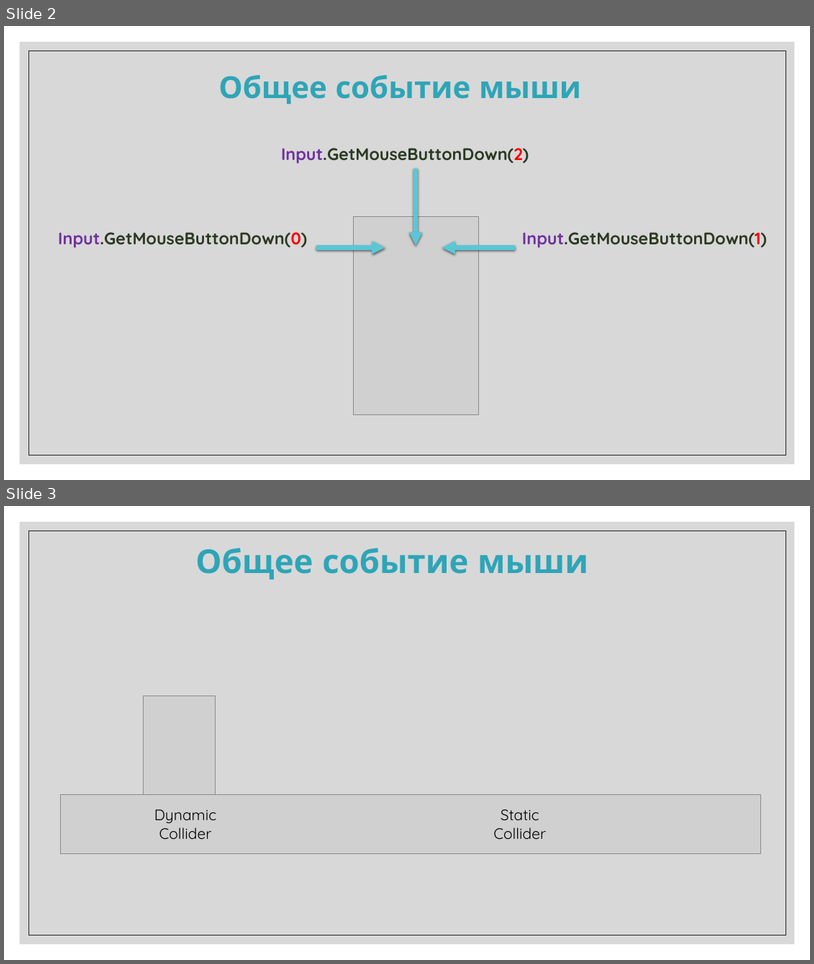
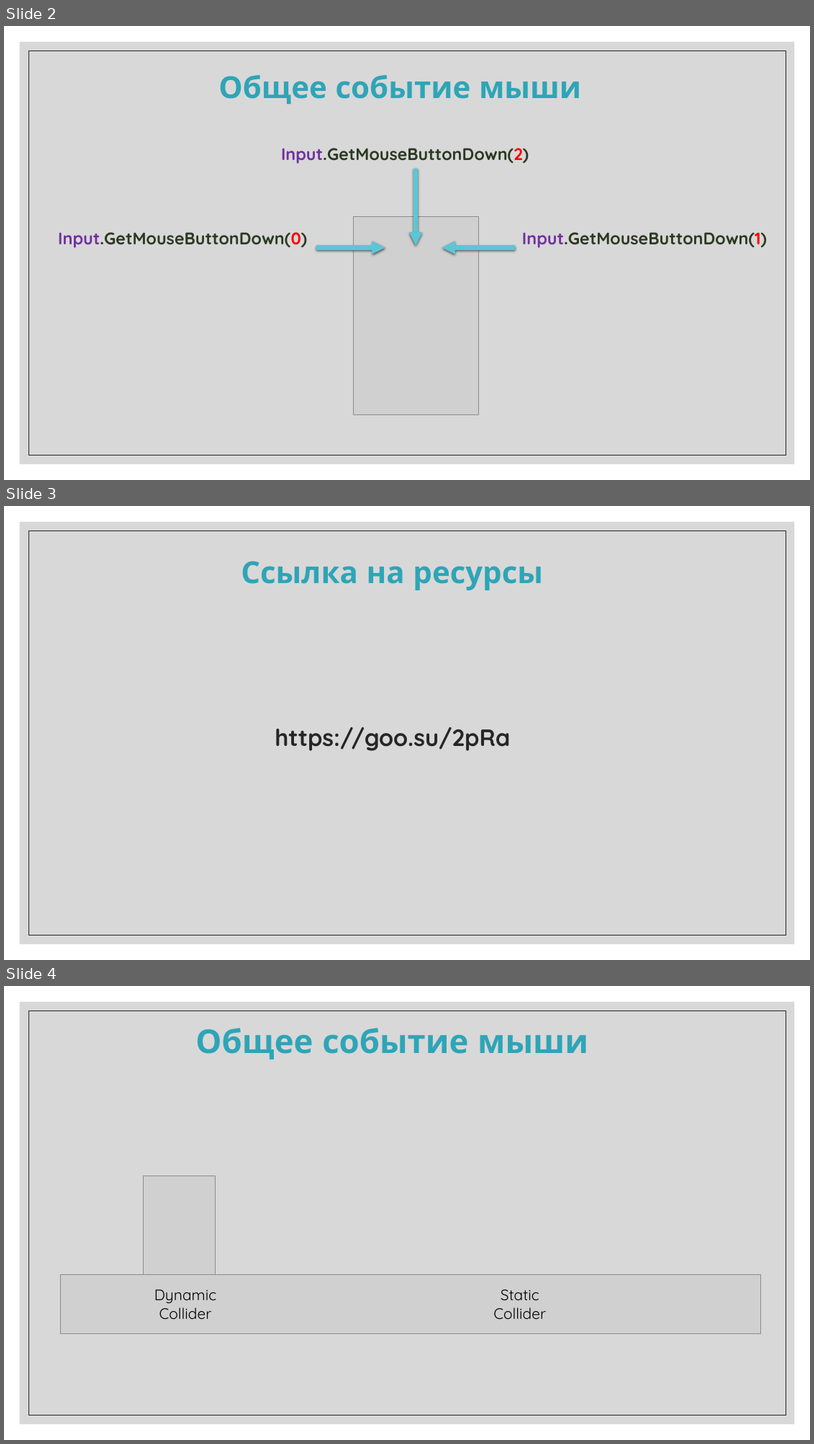
Before and after one commit to IriEfremova/LessonsCube, a slide deck: Unity/Lesson10/Mouse.pptx. Shown one above the other, each under a label of ours: slides 2 and 3 before the commit, slides 2, 3 and 4 after it. The pictures are 814x964 and 814x1444 pixels, drawn with LibreOffice and Linux fonts; fonts in the diff are those of the drawing; grey boxes stand for pictures. Boxes give left, top, right and bottom in pixels: in the first picture for what was removed or moved away, otherwise in the second. Text is boxed around its words. In the diff, an @@ line names an element or a change of style, - is before the commit and + after.

```diff
--- a/Unity/Lesson10/Mouse.pptx
+++ b/Unity/Lesson10/Mouse.pptx
@@ slide 3 added at <box>4,506,810,960</box>, background #FFFFFF; not listed: 2 template elements that a slide beside it also shows @@
@@ title added at <box>241,561,543,590</box>, 36 pt, text #2EA5B7, bold @@
+Ссылка на ресурсы
@@ text added at <box>275,727,510,751</box>, 28 pt, text #262626, bold @@
+https://goo.su/2pRa
@@ what was slide 3 is now slide 4 @@
```
Also in this commit, not shown: 3 slides changed, 3 other slides added, 3 other files.
